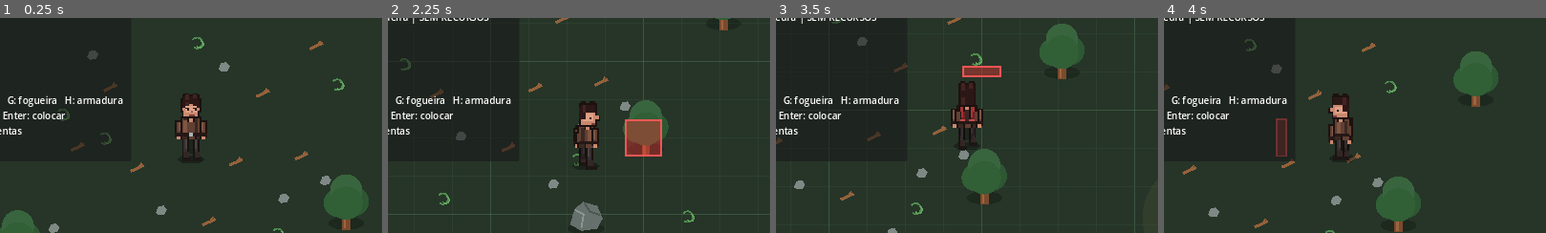
Above: before the commit, frames 1-4 (left to right).
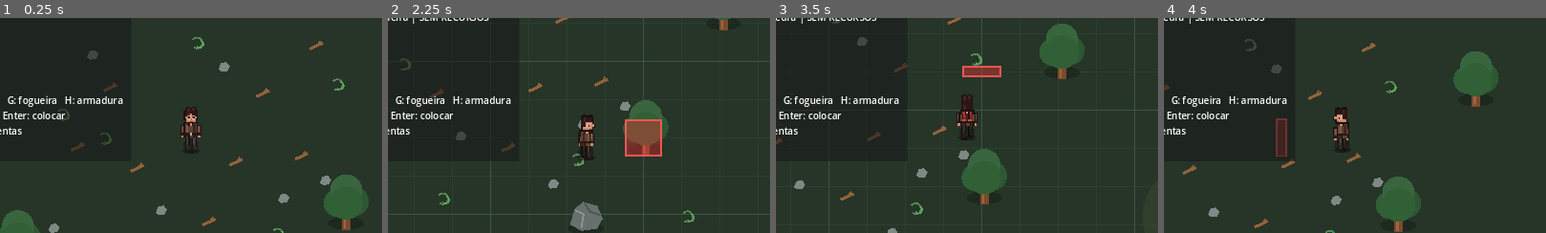
Above: after the commit, the same moments.

Repository: janduyankiingles-ops/Fantasy-Sandbox
Game: Godot game, scene res://scenes/main.tscn
Two runs of this game, one before a commit and one after it. Both use one fixed random seed, a clock stepped at 60 frames per second and the inputs below.
Inputs:
- Up to frame 1 (0.25 s): no input
- Up to frame 2 (2.25 s): tap Enter at 0.5 s; hold D 0.53-1.28 s; tap I at 0.6 s; tap Space at 0.77, 1.52 s; hold S 1.28-2.03 s; tap C at 1.35 s; hold D from 2.03 s (still down); tap B at 2.1 s
- Up to frame 3 (3.5 s): release D at 2.78 s; hold W from 2.78 s (still down); tap Q at 2.85 s; tap Space at 3.02 s
- Up to frame 4 (4 s): release W at 3.53 s; hold A from 3.53 s (still down); tap R at 3.6 s; tap Space at 3.77 s
The pictures show only the part of the screen within x 25-75%, y 23-73%; the shares and areas given below are measured in that part.

The runs differ from the first frame. In frame 1, 1.4% of the frame differs, in the area x 45-55%, y 35-67%; in frame 2, 1.1%; in frame 3, 1.2%; in frame 4, 1.2%.

Commit message:
v0.0.21: align modular rig scale with gameplay collision

Diff:
--- a/scripts/player_modular_visual.gd
+++ b/scripts/player_modular_visual.gd
@@ -31,7 +31,7 @@
 var tool_base: Vector2 = Vector2.ZERO
 
 func _ready() -> void:
-	scale = Vector2(3.0, 3.0)
+	scale = Vector2(2.0, 2.0)
 	_set_facing("down")
 	_apply_idle_pose(0)
 	tool.call("set_tool", "none", 0)
@@ -100,7 +100,7 @@
 func _set_facing(direction_name: String) -> void:
 	facing_direction = direction_name
 
-	for part in [
+	var parts: Array[Node2D] = [
 		shadow,
 		leg_left,
 		leg_right,
@@ -111,7 +111,9 @@
 		scarf_left,
 		scarf_right,
 		tool
-	]:
+	]
+
+	for part: Node2D in parts:
 		part.call("set_facing", direction_name)
 
 	_apply_direction_layout()
